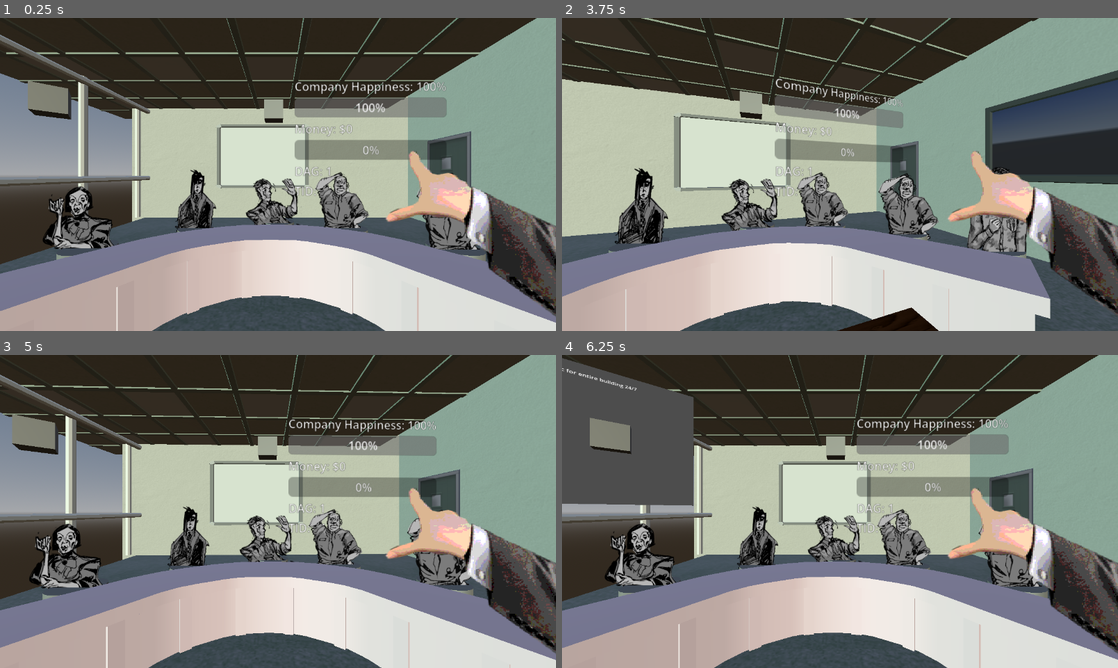
Above: before the commit, frames 1-4 (two rows, left to right).
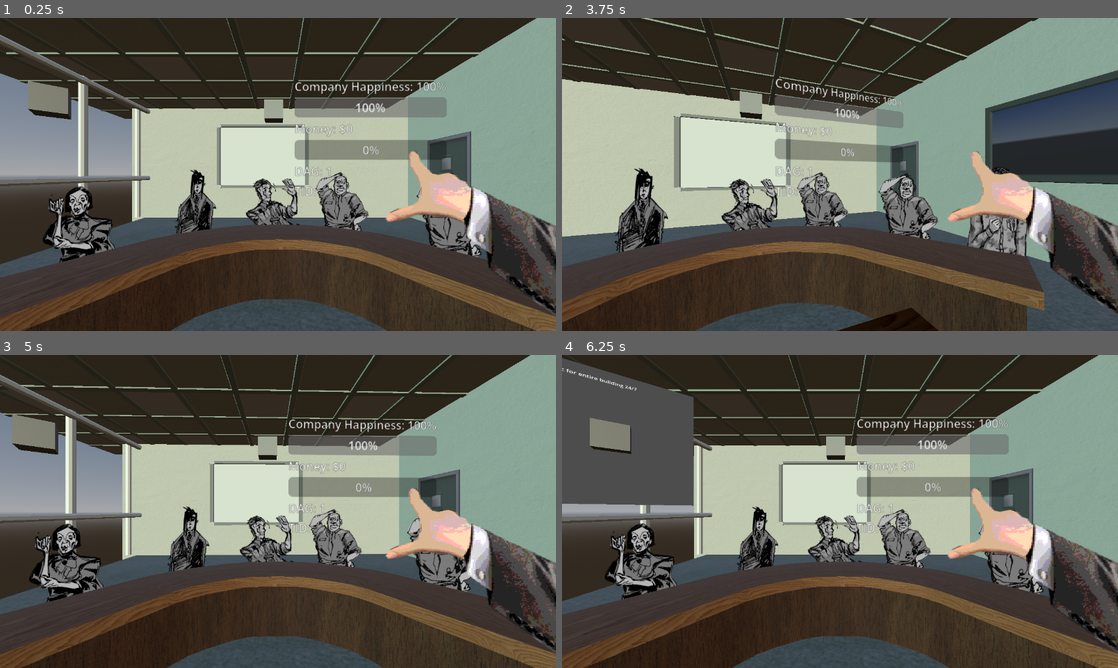
Above: after the commit, the same moments.

Repository: DebugCookie/FIB_GameJam
Game: Godot game, scene res://maxTestScene.tscn
Two runs of this game, one before a commit and one after it. Both use one fixed random seed, a clock stepped at 60 frames per second and the inputs below.
Inputs (mouse positions are in pixels of both pictures, inside the frame that each line leads up to):
- Up to frame 1 (0.25 s): no input
- Up to frame 2 (3.75 s): tap Enter (ui_accept) at 0.5, 0.77, 1.25, 1.52, 2, 2.75, 3.02, 3.5 s; move the mouse to (962, 158) at 0.52 s; hold Right (ui_right) 0.53-1.28 s; click (962, 158) at 0.67 s; move the mouse to (728, 190) at 1.27 s; hold Down (ui_down) 1.28-2.03 s; move the mouse to (895, 105) at 2.02 s; hold Right (ui_right) 2.03-2.78 s; move the mouse to (812, 237) at 2.77 s; hold Up (ui_up) 2.78-3.53 s; click (812, 237) at 2.92 s; move the mouse to (1006, 221) at 3.52 s; hold Left (ui_left) from 3.53 s (still down)
- Up to frame 3 (5 s): keep holding Left (ui_left); tap Enter (ui_accept) at 3.77, 4.52 s; move the mouse to (111, 464) at 4.27 s
- Up to frame 4 (6.25 s): move the mouse to (867, 511) at 5.02 s; release Left (ui_left) at 5.03 s; hold Down (ui_down) 5.03-5.78 s; click (867, 511) at 5.17 s; tap Enter (ui_accept) at 5.75, 6.02 s; move the mouse to (756, 433) at 5.77 s; hold Right (ui_right) from 5.78 s (still down)

The runs differ from the first frame. In frame 1, 24% of the frame differs, in the area x 0-100%, y 65-100%; in frame 2, 23%; in frame 3, 25%; in frame 4, 24%.

Commit message:
updated table

Diff:
--- a/maxTestScene.tscn
+++ b/maxTestScene.tscn
@@ -6,7 +6,6 @@
 [ext_resource type="PackedScene" uid="uid://dlnm4crlnxca7" path="res://character_3d.tscn" id="3_be4fj"]
 [ext_resource type="Texture2D" uid="uid://d26n1kvvr5t24" path="res://Art Assets/2d/characters/Richard.png" id="4_6hq1p"]
 [ext_resource type="Shader" uid="uid://r0uka4i5e0rn" path="res://Art Assets/PixelShader.gdshader" id="5_2ma1t"]
-[ext_resource type="PackedScene" uid="uid://dtk0f1owdt8m8" path="res://Art Assets/3D/SM_Table.glb" id="6_dvp7v"]
 [ext_resource type="Texture2D" uid="uid://2tyqypvy44bs" path="res://Art Assets/2d/characters/Emo_ClosedMouth.png" id="6_ix60g"]
 [ext_resource type="Texture2D" uid="uid://biq43dpdaxepw" path="res://Art Assets/2d/characters/Karen_ClosedMouth.png" id="7_10k1m"]
 [ext_resource type="Texture2D" uid="uid://6u70o77gaabt" path="res://Art Assets/2d/characters/Nepo_ClosedMouth.png" id="8_7oxqh"]
@@ -24,6 +23,7 @@
 [ext_resource type="PackedScene" uid="uid://dtsv0a4gve7xn" path="res://Art Assets/3D/SM_Door.glb" id="23_25qrb"]
 [ext_resource type="PackedScene" uid="uid://rrk0ivukfx18" path="res://Art Assets/3D/SM_Picture.glb" id="24_3ydh5"]
 [ext_resource type="PackedScene" uid="uid://ccm6ypo7s62uj" path="res://Art Assets/3D/SM_WhiteBoard.glb" id="25_1y33g"]
+[ext_resource type="PackedScene" uid="uid://wlwcjb66bw3f" path="res://Art Assets/3D/Table.glb" id="25_3ydh5"]
 [ext_resource type="PackedScene" uid="uid://cefe8rmec2chl" path="res://Art Assets/3D/Floor.glb" id="25_25qrb"]
 
 [sub_resource type="ProceduralSkyMaterial" id="ProceduralSkyMaterial_n20ym"]
@@ -34,8 +34,6 @@
 [sub_resource type="Environment" id="Environment_eugri"]
 background_mode = 2
 sky = SubResource("Sky_l0xq5")
-
-[sub_resource type="CylinderMesh" id="CylinderMesh_eugri"]
 
 [sub_resource type="BoxMesh" id="BoxMesh_cejtf"]
 
@@ -203,34 +201,6 @@
 transform = Transform3D(0.40224501, -0.0007020508, -0.9155318, 0.0017453285, 0.9999985, -1.4978117e-10, 0.91553044, -0.0015979038, 0.4022456, 0.9068241, 1.321417, 0)
 light_color = Color(0.58044404, 0.743117, 0.6554382, 1)
 
-[node name="Chair" type="MeshInstance3D" parent="SubViewportContainer/SubViewport" unique_id=1616817302]
-transform = Transform3D(0.052500002, 0, 0, 0, 0.035515994, 0, 0, 0, 0.052500002, 0, -0.075010315, -0.3642987)
-mesh = SubResource("CylinderMesh_eugri")
-
-[node name="Chair2" type="MeshInstance3D" parent="SubViewportContainer/SubViewport" unique_id=363055474]
-transform = Transform3D(0.052500002, 0, 0, 0, 0.035515994, 0, 0, 0, 0.052500002, -0.13139454, -0.075010315, -0.3201235)
-mesh = SubResource("CylinderMesh_eugri")
-
-[node name="Chair4" type="MeshInstance3D" parent="SubViewportContainer/SubViewport" unique_id=1287408328]
-transform = Transform3D(0.052500002, 0, 0, 0, 0.035515994, 0, 0, 0, 0.052500002, 0.11036947, -0.075010315, -0.3201235)
-mesh = SubResource("CylinderMesh_eugri")
-
-[node name="Chair3" type="MeshInstance3D" parent="SubViewportContainer/SubViewport" unique_id=1093370195]
-transform = Transform3D(0.052500002, 0, 0, 0, 0.035515994, 0, 0, 0, 0.052500002, -0.22003555, -0.075010315, -0.23561502)
-mesh = SubResource("CylinderMesh_eugri")
-
-[node name="Chair5" type="MeshInstance3D" parent="SubViewportContainer/SubViewport" unique_id=924595774]
-transform = Transform3D(0.052500002, 0, 0, 0, 0.035515994, 0, 0, 0, 0.052500002, 0.20073548, -0.075010315, -0.23561502)
-mesh = SubResource("CylinderMesh_eugri")
-
-[node name="Chair6" type="MeshInstance3D" parent="SubViewportContainer/SubViewport" unique_id=1658369702]
-transform = Transform3D(0.052500002, 0, 0, 0, 0.035515994, 0, 0, 0, 0.052500002, 0.25454617, -0.075010315, -0.14953485)
-mesh = SubResource("CylinderMesh_eugri")
-
-[node name="Chair7" type="MeshInstance3D" parent="SubViewportContainer/SubViewport" unique_id=1874085373]
-transform = Transform3D(0.052500002, 0, 0, 0, 0.035515994, 0, 0, 0, 0.052500002, -0.28293872, -0.075010315, -0.14953485)
-mesh = SubResource("CylinderMesh_eugri")
-
 [node name="TV" type="MeshInstance3D" parent="SubViewportContainer/SubViewport" unique_id=1998647896]
 transform = Transform3D(0.26148742, 0, 0, 0, 0.15409297, 0, 0, 0, 0.007278506, -0.052960664, 0.06392069, -0.6163522)
 visible = false
@@ -298,9 +268,6 @@
 
 [node name="Room" type="Node3D" parent="SubViewportContainer/SubViewport" unique_id=3976714]
 transform = Transform3D(1, 0, 0, 0, 1, 0, 0, 0, 1, -0.3157548, -0.06597404, -0.0003594905)
-
-[node name="SM_Table" parent="." unique_id=720567682 instance=ExtResource("6_dvp7v")]
-transform = Transform3D(0.095, 0, 0, 0, 0.095, 0, 0, 0, 0.095, -0.009925753, -0.08948563, -0.162295)
 
 [node name="SM_BossTable" parent="." unique_id=1646036688 instance=ExtResource("8_vr2aq")]
 transform = Transform3D(1, 0, 0, 0, 1, 0, 0, 0, 1, 0, -0.10227886, -0.059896484)
@@ -356,3 +323,6 @@
 
 [node name="Floor" parent="." unique_id=1442035342 instance=ExtResource("25_25qrb")]
 transform = Transform3D(1.055, 0, 0, 0, 1.055, 0, 0, 0, 1.055, -0.29874298, -0.08565942, -0.08690229)
+
+[node name="Table" parent="." unique_id=1674587173 instance=ExtResource("25_3ydh5")]
+transform = Transform3D(1, 0, 0, 0, 1, 0, 0, 0, 1, -0.0015006363, -0.083910696, -0.1595045)
Binary file added: Art Assets/2d/Texture/Table_Material.png
Not shown, added: Art Assets/2d/Texture/Table_Material.png.import
Binary file added: Art Assets/3D/Table.glb
Not shown, added: Art Assets/3D/Table.glb.import
